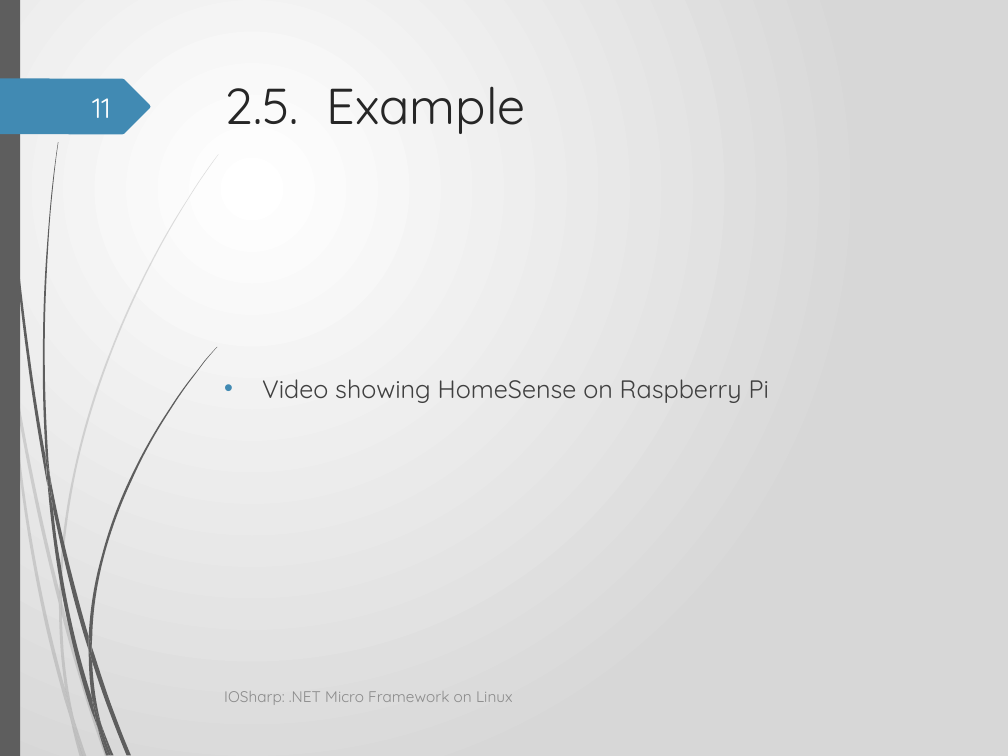
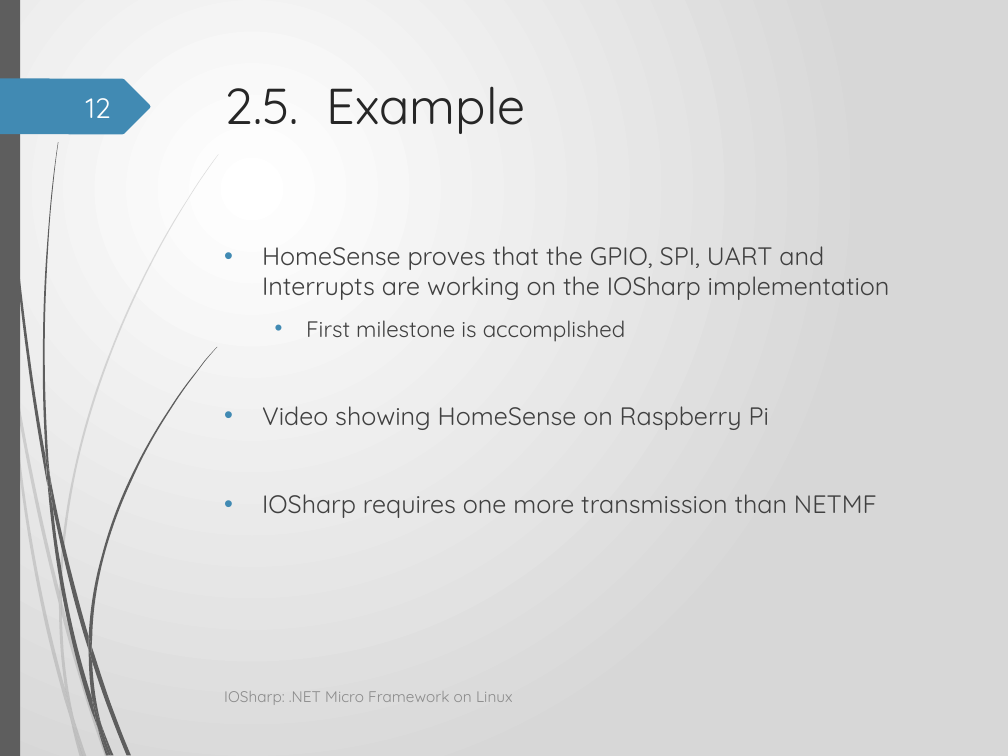
Before and after one commit to GerardSoleCa/BachelorThesisMisc, a slide deck: slide 12 of ThesisDoc/IOSharp.pptx (slide 11 before the commit). Drawn at 1008x756 pixels with LibreOffice and Linux fonts; fonts in the diff are those of the drawing; background and template pictures are left out. Boxes give left, top, right and bottom in pixels: in the first picture for what was removed or moved away, otherwise in the second. Text is boxed around its words. In the diff, an @@ line names an element or a change of style, - is before the commit and + after.

Commit message:
*** IOSharpPPT

```diff
--- a/ThesisDoc/IOSharp.pptx
+++ b/ThesisDoc/IOSharp.pptx
@@ page number at (86, 98, 111, 118): text changed @@
-11
+12
@@ text at (262, 246, 890, 342): paragraphs added @@
+• HomeSense proves that the GPIO, SPI, UART and Interrupts are working on the IOSharp implementation
+  • First milestone is accomplished
@@ text at (262, 494, 877, 518): paragraph added @@
+• IOSharp requires one more transmission than NETMF
```
Also in this commit, not shown: 17 other slides changed, 2 slides added, 1 slide removed, 3 other files.
